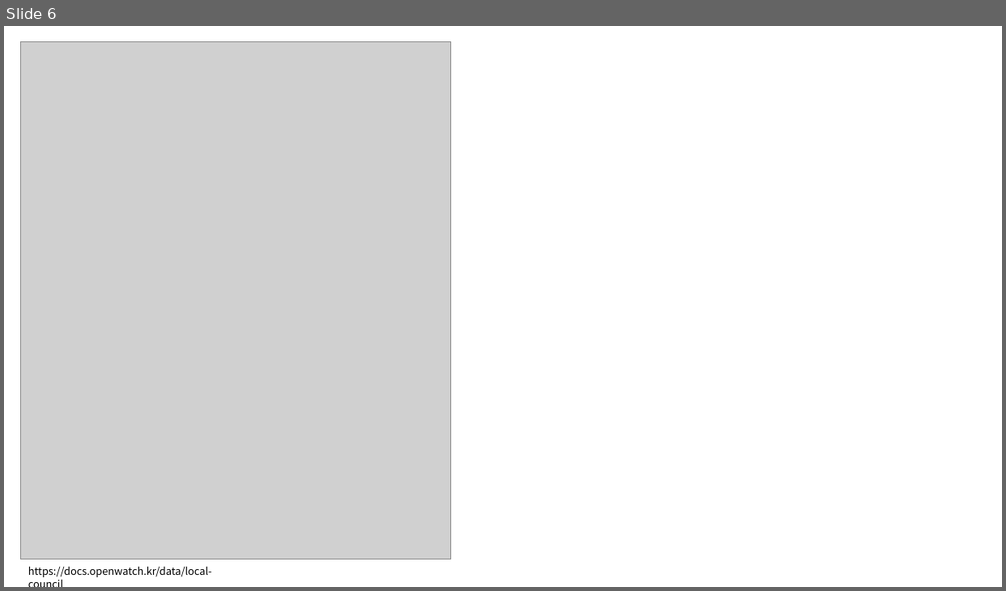
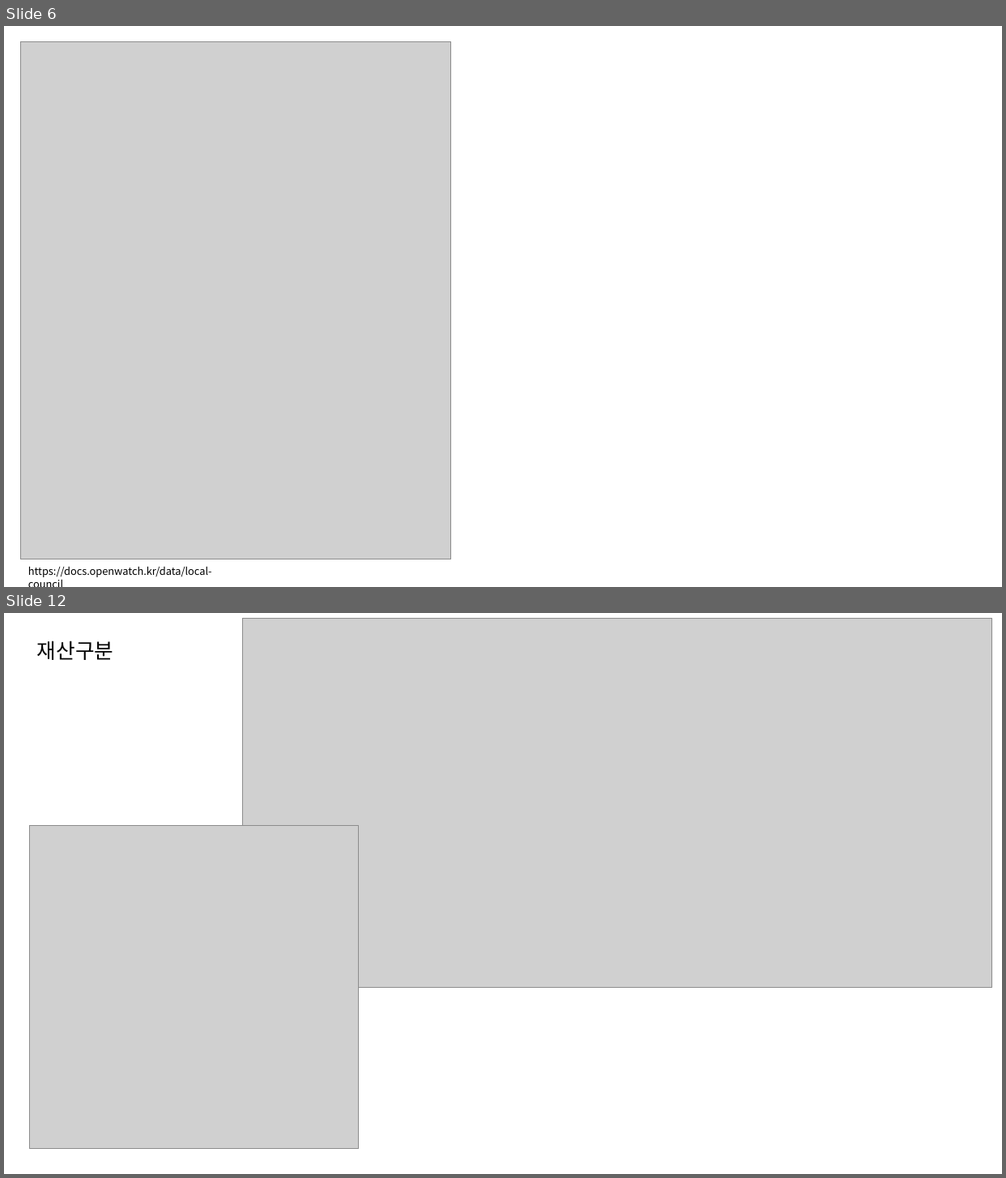
Before and after one commit to wordnbeing/sessac_visualproject, a slide deck: opwatch_visual_prj.pptx. Shown one above the other, each under a label of ours: slide 6 before the commit, slides 6 and 12 after it; the slides between them are not shown. The pictures are 1006x591 and 1006x1178 pixels, drawn with LibreOffice and Linux fonts; fonts in the diff are those of the drawing; grey boxes stand for pictures. Boxes give left, top, right and bottom in pixels: in the first picture for what was removed or moved away, otherwise in the second. Text is boxed around its words. In the diff, an @@ line names an element or a change of style, - is before the commit and + after.

```diff
--- a/opwatch_visual_prj.pptx
+++ b/opwatch_visual_prj.pptx
@@ slide 12 added at box(4, 613, 1002, 1174), background #FFFFFF @@
@@ picture added at box(243, 618, 992, 987) @@
@@ text added at box(37, 641, 114, 660), 20 pt, text #000000 @@
+재산구분
@@ picture added at box(29, 825, 358, 1150) @@
```
Also in this commit, not shown: 9 other slides added, 3 other files.
